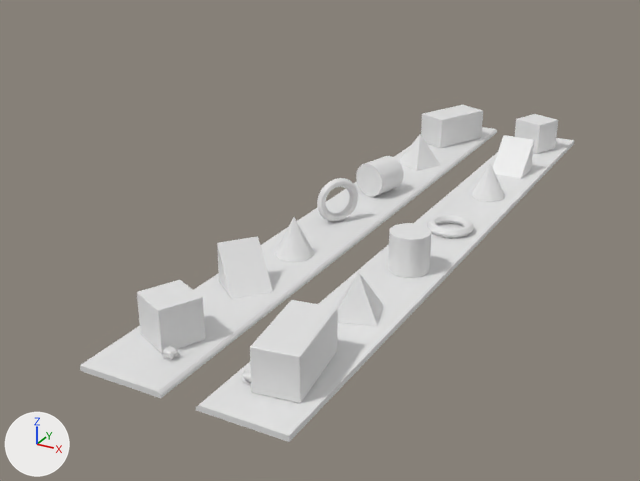
Before and after pictures for a commit that changed the FBX model Endless-Geo-Dash/Assets/3D Models/Background/Background-Model-01.fbx.
Before and after are seen from a 50 mm camera at (270.0, -621.0, 280.0) aimed at (-44.0, -51.0, -5.0). Lighting does not change. The marker at lower left points along +X, +Y and +Z. Materials are left out; every surface is plain grey.

Names of what the first picture shows: 'Background Model 1'.
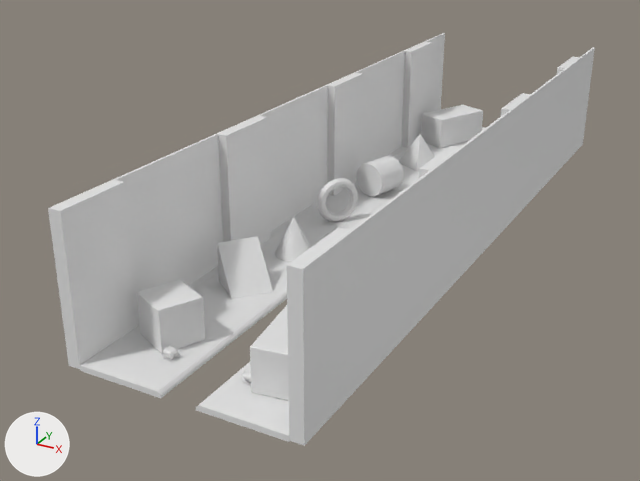
Commit message: added side walls to all background models

Location of each change, (x1, y1, x2, y2) in pixels of the pictures (640 x 481 px):
```json
{"object": "Background Model 1", "change": "reshaped", "before": [80, 105, 574, 442], "after": [48, 33, 595, 446], "on screen": "11% wider, 22% taller"}
{"part": 1, "of": "me_cube_010", "change": "added", "after": [287, 47, 595, 446]}
{"part": 2, "of": "me_cube_010", "change": "added", "after": [48, 33, 445, 369]}
```

The change, as JSON lines over the scene's bpy script:
```json
{"block": "me_cube_010", "where": "# used by ob_background_model_1"}
{"op": "remove", "block": "me_cube_010", "code": "me_cube_010.from_pydata(...)  # 2374 vertices, 2382 faces; spans x -72.0..72.0, y -294.0..294.0, z -2.0..39.0"}
{"op": "add", "block": "me_cube_010", "code": "me_cube_010.from_pydata(...)  # 2582 vertices, 2586 faces; spans x -81.0..81.0, y -294.0..294.0, z -2.0..100.0"}
{"block": "me_cube_010", "change": "me_cube_010 part 1: a new loose piece of 104 vertices spanning x 72.0..81.0, y -294.0..294.0, z -1.0..100.0"}
{"block": "me_cube_010", "change": "me_cube_010 part 2: a new loose piece of 104 vertices spanning x -81.0..-72.0, y -294.0..294.0, z -1.0..100.0"}
```
